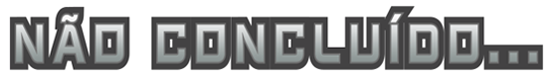
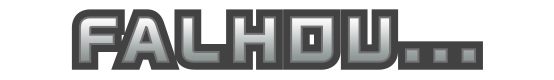
Comparing the layer stacks of the two 554 × 80 images. Changes:
added layer "Falhou..." above "Camada 3 copiar" over [65, 5, 490, 71]
hid "Camada 3 copiar" over [9, 5, 544, 71]
